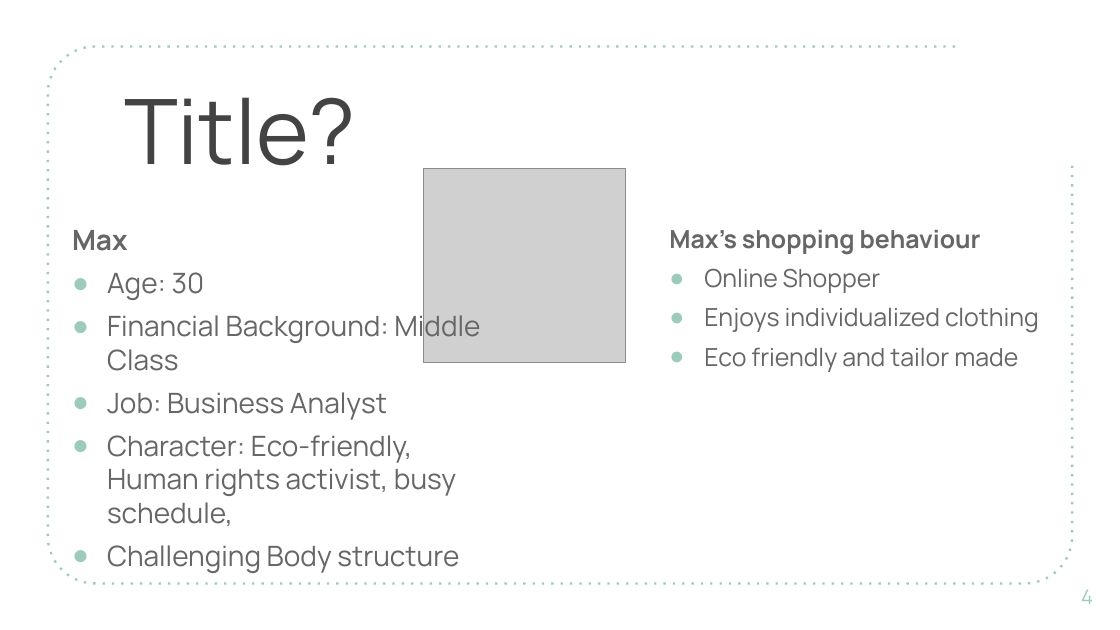
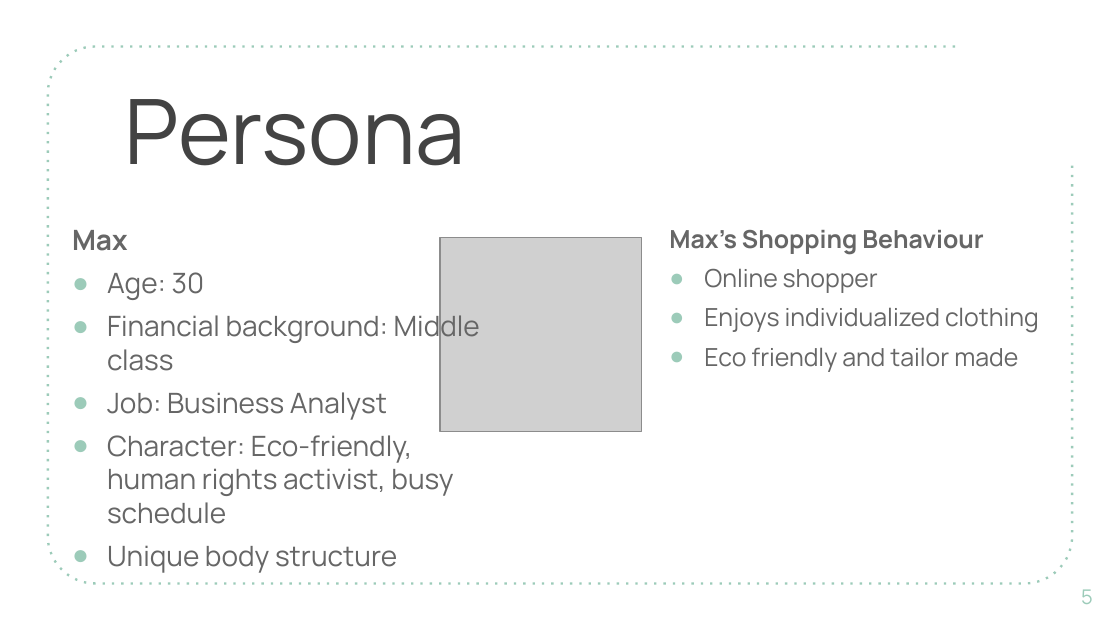
Before and after one commit to DigiBP/digibp-andermatt, a slide deck: slide 5 of Documentation/Presentations/PresentationDigiBP.pptx (slide 4 before the commit). Drawn at 1120x630 pixels with LibreOffice and Linux fonts; fonts in the diff are those of the drawing; grey boxes stand for pictures; background and template pictures are left out. Boxes give left, top, right and bottom in pixels: in the first picture for what was removed or moved away, otherwise in the second. Text is boxed around its words. In the diff, an @@ line names an element or a change of style, - is before the commit and + after.

```diff
--- a/Documentation/Presentations/PresentationDigiBP.pptx
+++ b/Documentation/Presentations/PresentationDigiBP.pptx
@@ title at [124, 99, 466, 166]: text changed @@
-Title?
+Persona
@@ picture: place and size @@
-picture at [423, 168, 625, 362]
+picture at [440, 237, 642, 431]
@@ text at [669, 230, 983, 293]: text changed @@
-Max’s shopping behaviour
-● Online Shopper
+Max’s Shopping Behaviour
+● Online shopper
@@ text at [107, 310, 480, 371]: text changed @@
-● Financial Background: Middle Class
+● Financial background: Middle class
@@ text at [107, 435, 453, 573]: text changed @@
-● Character: Eco-friendly, Human rights activist, busy schedule,
-● Challenging Body structure
+● Character: Eco-friendly, human rights activist, busy schedule
+● Unique body structure
@@ page number at [1081, 589, 1093, 604]: text changed @@
-4
+5
```
Also in this commit, not shown: 4 other slides changed, 2 slides added.
